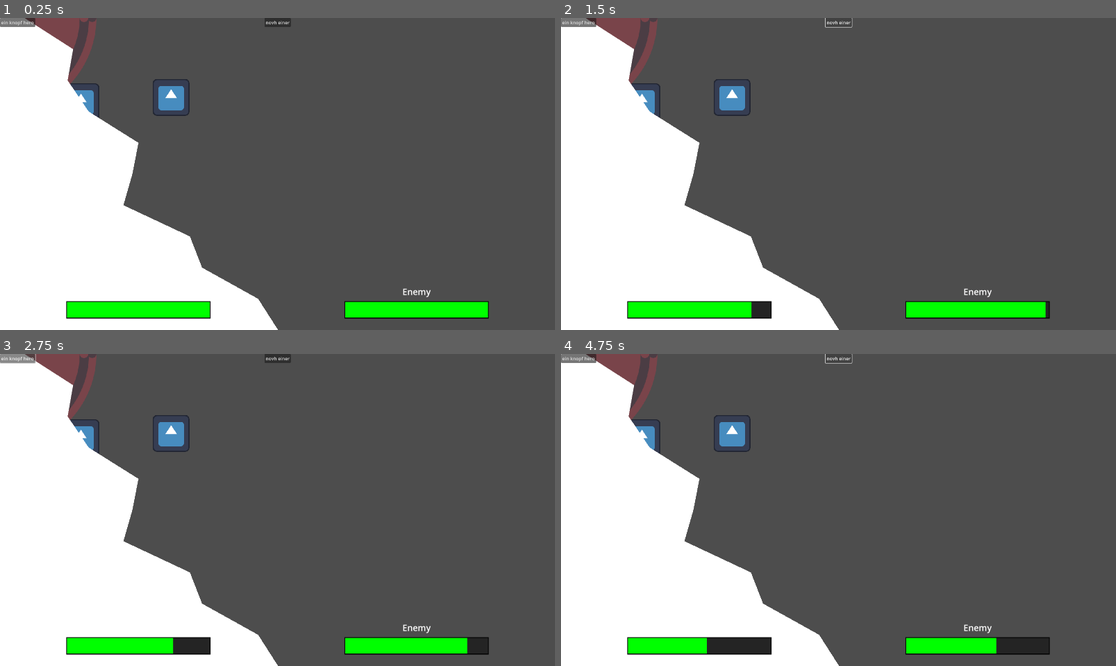
Above: before the commit, frames 1-4 (two rows, left to right).
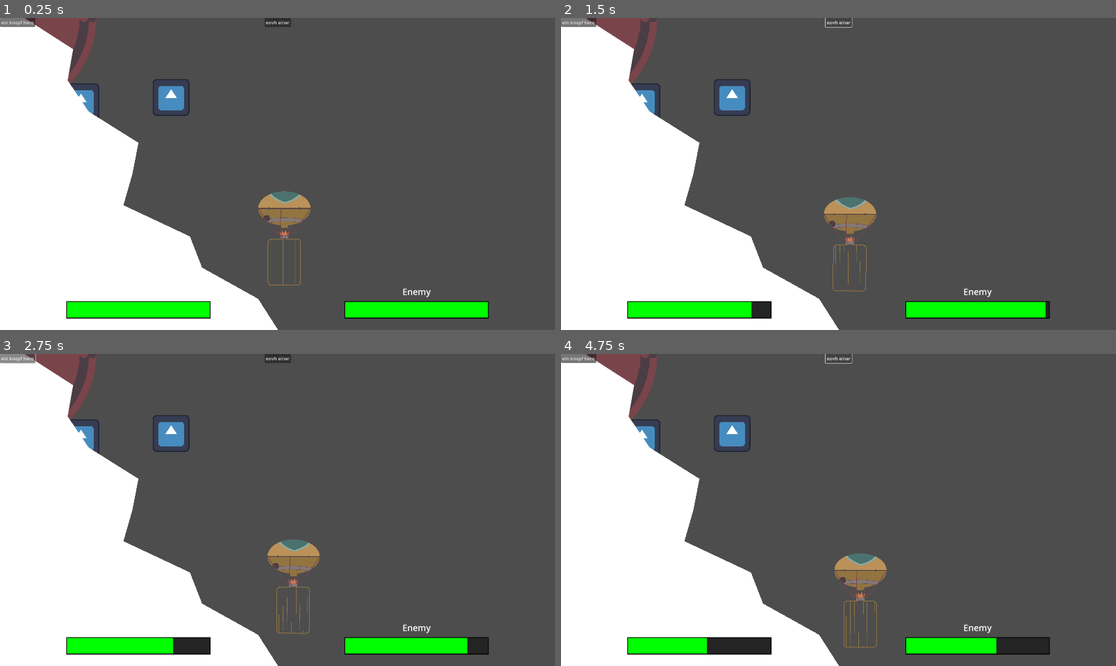
Above: after the commit, the same moments.

Repository: panorb/ludum-dare-53
Game: Godot game, scene res://world.tscn
Two runs of this game, one before a commit and one after it. Both use one fixed random seed, a clock stepped at 60 frames per second and the inputs below. The engine's default icon, where the game draws it, is replaced by a stand-in: a white triangle on a blue panel in a dark square.
Inputs:
- Up to frame 1 (0.25 s): no input
- Up to frame 2 (1.5 s): click "ein knopf hero" at 0.5 s; click "novh einer" at 1.25 s
- Up to frame 3 (2.75 s): click "ein knopf hero" at 2 s
- Up to frame 4 (4.75 s): click "novh einer" at 2.75 s; click "ein knopf hero" at 3.5 s; click "novh einer" at 4.25 s

The runs differ from the first frame. In frame 1, 0.9% of the frame differs, in the area x 46-56%, y 55-86%; in frame 2, 1.0%; in frame 3, 1.0%; in frame 4, 1.0%, in the area x 49-59%, y 63-95%.

Commit message:
Change collision

Diff:
--- a/godot/game/balloon/balloon.gd
+++ b/godot/game/balloon/balloon.gd
@@ -49,6 +49,10 @@
 
 func _physics_process(_delta) -> void:
 	var wind_speed = get_wind_speed()
+	var current_velocity = move_and_collide(velocity * _delta)
+	if current_velocity:
+		velocity = velocity.bounce(current_velocity.get_normal())
+
 	adjust_rotation()
 	adjust_velocity(wind_speed)
 	move_and_slide()
--- a/godot/game/balloon/balloon.tscn
+++ b/godot/game/balloon/balloon.tscn
@@ -1,16 +1,33 @@
-[gd_scene load_steps=5 format=3 uid="uid://dqrb0owc04n30"]
+[gd_scene load_steps=7 format=3 uid="uid://dqrb0owc04n30"]
 
 [ext_resource type="Script" path="res://game/balloon/balloon.gd" id="1_00v08"]
 [ext_resource type="Texture2D" uid="uid://baoqd4onlxlqo" path="res://game/balloon/balloon_cage.svg" id="2_7bswg"]
 [ext_resource type="Texture2D" uid="uid://bh26q30j4picy" path="res://game/balloon/balloon_head.svg" id="2_ilerb"]
 [ext_resource type="Texture2D" uid="uid://b8f182hxp7gas" path="res://game/balloon/fire.svg" id="3_ugihq"]
 
+[sub_resource type="CapsuleShape2D" id="CapsuleShape2D_bwuof"]
+radius = 190.0
+height = 593.333
+
+[sub_resource type="RectangleShape2D" id="RectangleShape2D_jwevs"]
+size = Vector2(393.333, 713.333)
+
 [node name="Balloon" type="Node2D"]
 
 [node name="CharacterBody2D" type="CharacterBody2D" parent="."]
 position = Vector2(984, 683)
 scale = Vector2(0.3, 0.3)
+collision_mask = 3
 script = ExtResource("1_00v08")
+
+[node name="CollisionShapeMain" type="CollisionShape2D" parent="CharacterBody2D"]
+position = Vector2(3.33325, -76.667)
+rotation = 1.5708
+shape = SubResource("CapsuleShape2D_bwuof")
+
+[node name="CollisionShapeMain2" type="CollisionShape2D" parent="CharacterBody2D"]
+position = Vector2(-0.000244141, 443.334)
+shape = SubResource("RectangleShape2D_jwevs")
 
 [node name="Cage" type="Sprite2D" parent="CharacterBody2D"]
 texture = ExtResource("2_7bswg")
@@ -23,4 +40,10 @@
 [node name="Head" type="Sprite2D" parent="CharacterBody2D"]
 texture = ExtResource("2_ilerb")
 
-[node name="CollisionShape2D" type="CollisionShape2D" parent="CharacterBody2D"]
+[node name="Area2D" type="Area2D" parent="CharacterBody2D"]
+visible = false
+
+[node name="CollisionShape2D" type="CollisionShape2D" parent="CharacterBody2D/Area2D"]
+visible = false
+position = Vector2(3.33325, 270)
+shape = SubResource("CapsuleShape2D_bwuof")
--- a/godot/game/game.tscn
+++ b/godot/game/game.tscn
@@ -97,10 +97,16 @@
 
 [node name="CardSpawner" parent="." instance=ExtResource("4_sv5h8")]
 
+[node name="CaveSegment" parent="." instance=ExtResource("6_uxkq5")]
+
 [node name="Balloon" parent="." instance=ExtResource("5_jytc0")]
-position = Vector2(1148, 264)
 
-[node name="CaveSegment" parent="." instance=ExtResource("6_uxkq5")]
+[node name="HBoxContainer" type="HBoxContainer" parent="."]
+custom_minimum_size = Vector2(1920, 1080)
+offset_right = 40.0
+offset_bottom = 40.0
+size_flags_horizontal = 4
+size_flags_vertical = 4
 
 [connection signal="button_down" from="UI/Hero Button" to="UI/HBoxContainer/HBoxContainer/VBoxContainer/Healthbar Main" method="_on_hero_button_down"]
 [connection signal="button_down" from="UI/Enemy Button" to="UI/HBoxContainer/HBoxContainer2/VBoxContainer/Healthbar Enemy" method="_on_enemy_button_down"]
--- a/godot/game/ui/healthbar.gd
+++ b/godot/game/ui/healthbar.gd
@@ -6,8 +6,6 @@
 
 @export var warning_amount: float = 0.5
 @export var danger_amount: float = 0.25
-
-@onready var camera = $Camera2D
 
 
 func _on_health_updated(amount) -> void:
